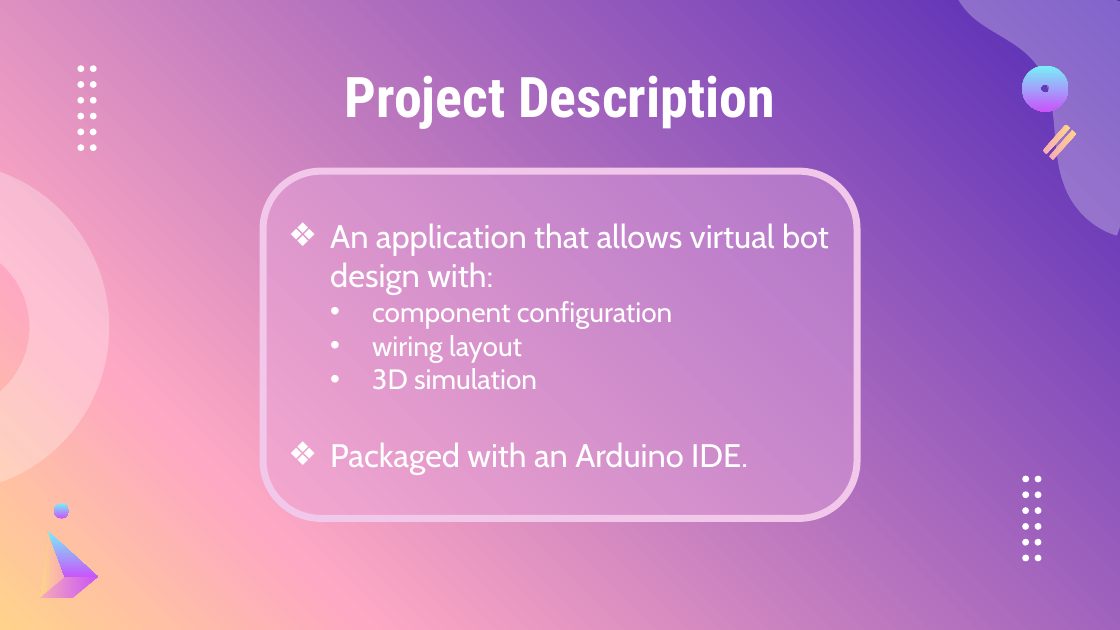
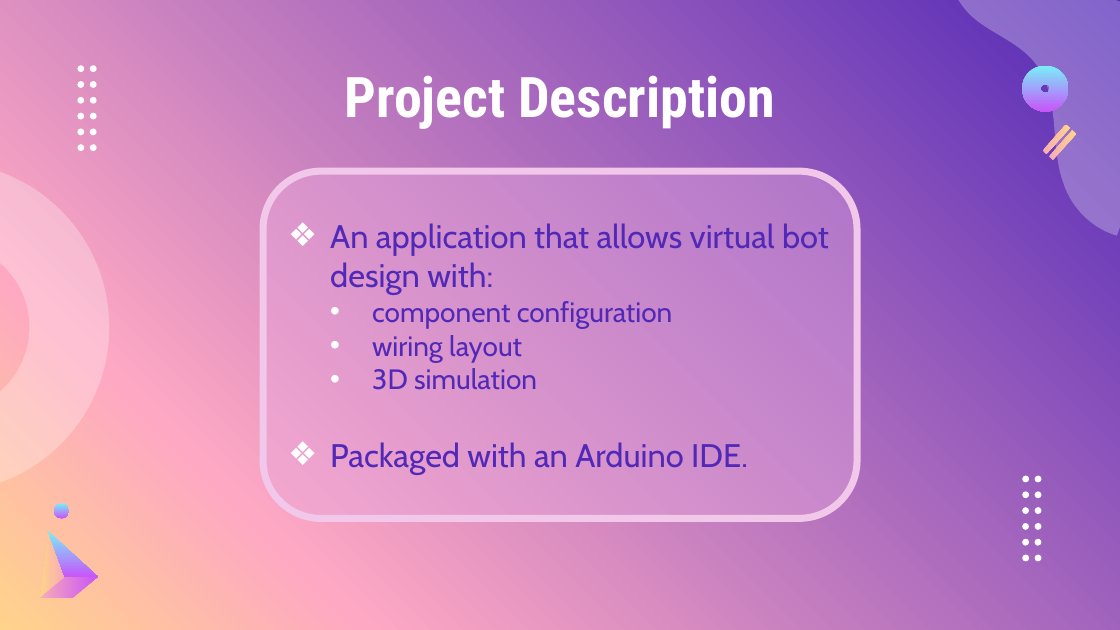
Before and after one commit to DanielKhali1/EGR101-Sim, a slide deck: slide 2 of Documentation/sprint5demo.pptx. Drawn at 1120x630 pixels with LibreOffice and Linux fonts; fonts in the diff are those of the drawing. Boxes give left, top, right and bottom in pixels: in the first picture for what was removed or moved away, otherwise in the second. Text is boxed around its words. In the diff, an @@ line names an element or a change of style, - is before the commit and + after.

```diff
--- a/Documentation/sprint5demo.pptx
+++ b/Documentation/sprint5demo.pptx
@@ rounded rectangle "An application that allows virtual ..." at (263,171,857,518): text colour #FFFFFF to #5229B7 @@
```
Also in this commit, not shown: 2 other slides changed, 9 slides added, 1 slide removed.
